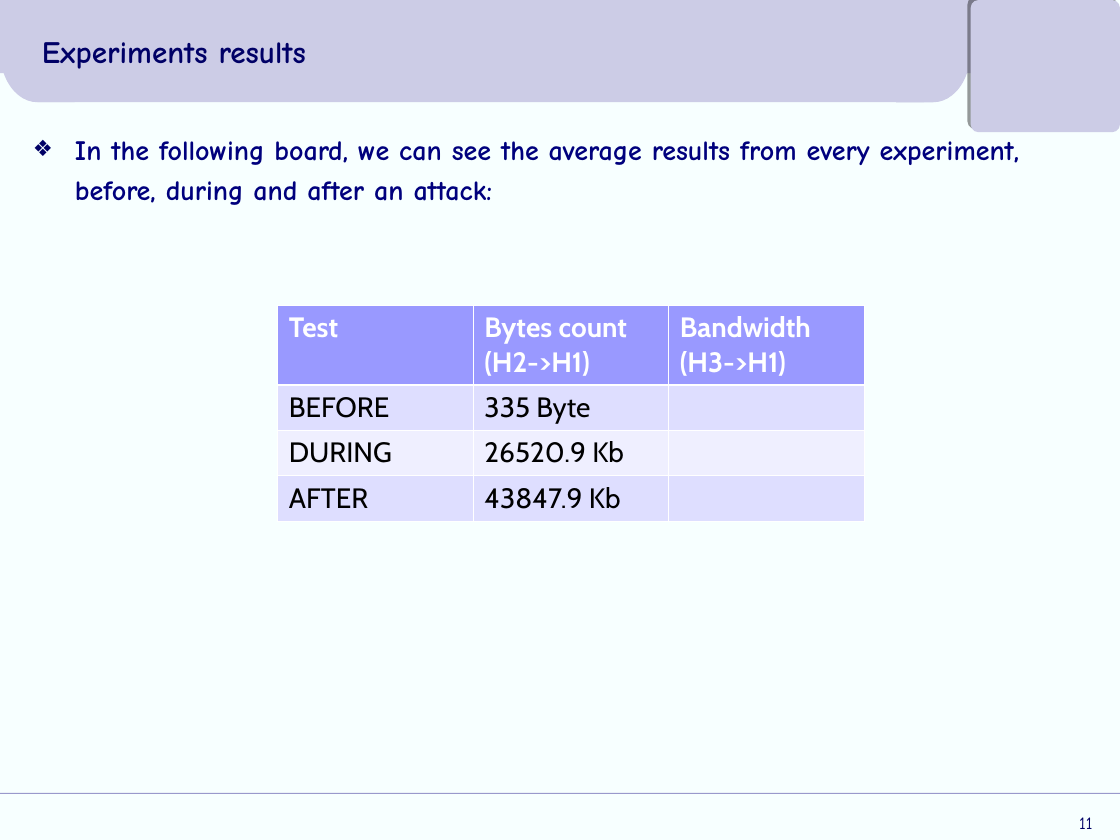
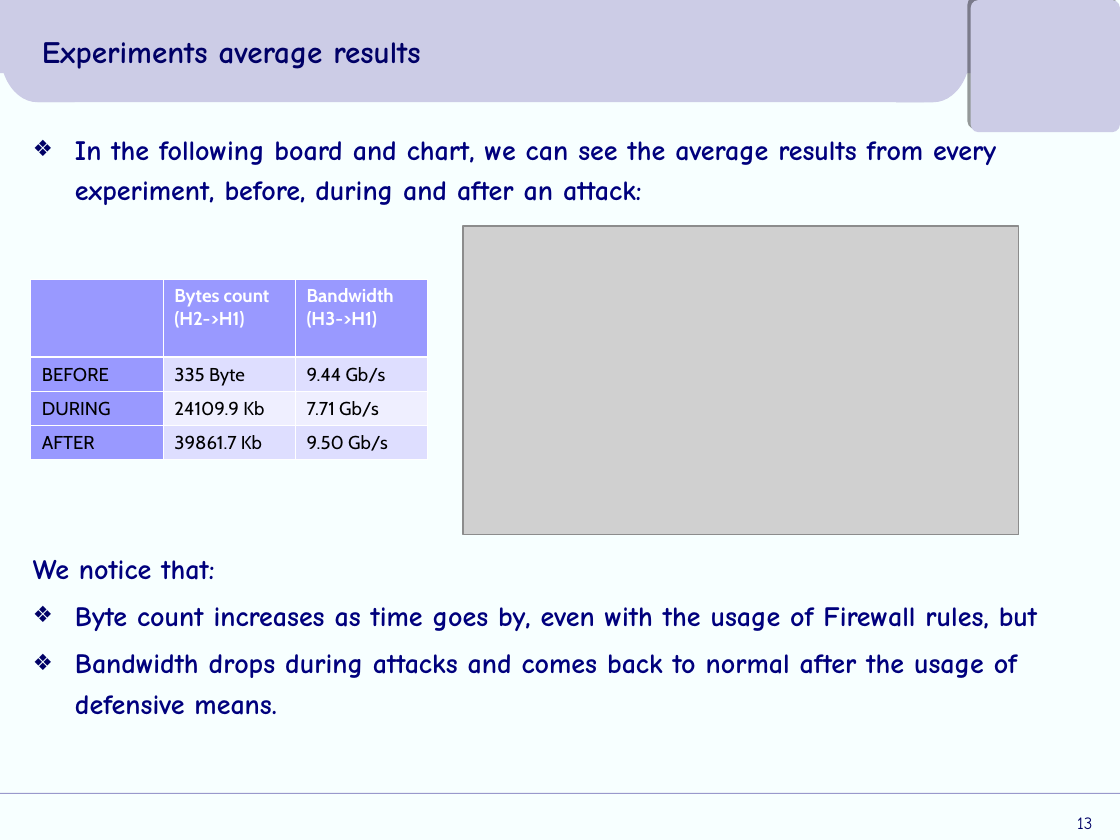
Before and after one commit to arkon65/A-secure-SDN-infrastructure, a slide deck: slide 13 of Πτυχιακή_Παρουσίαση.ppt (slide 11 before the commit). Drawn at 1120x840 pixels with LibreOffice and Linux fonts; fonts in the diff are those of the drawing; grey boxes stand for pictures; background and template pictures are left out. Boxes give left, top, right and bottom in pixels: in the first picture for what was removed or moved away, otherwise in the second. Text is boxed around its words. In the diff, an @@ line names an element or a change of style, - is before the commit and + after.

```diff
--- a/Πτυχιακή_Παρουσίαση.ppt
+++ b/Πτυχιακή_Παρουσίαση.ppt
@@ title at (42,42,420,69): text changed @@
-Experiments results
+Experiments average results
@@ text at (33,141,1037,715): text changed @@
-❖ In the following board, we can see the average results from every experiment, before, during and after an attack:
+❖ In the following board and chart, we can see the average results from every experiment, before, during and after an attack:
+We notice that:
+❖ Byte count increases as time goes by, even with the usage of Firewall rules, but
+❖ Bandwidth drops during attacks and comes back to normal after the usage of defensive means.
@@ picture added at (463,226,1018,535) @@
@@ table at (30,279,427,458) @@
-row 1, column 1: Test
+row 1, column 1: 
-row 2, column 3: 
+row 2, column 3: 9.44 Gb/s
-row 3, column 2: 26520.9 Kb
+row 3, column 2: 24109.9 Kb
-row 3, column 3: 
+row 3, column 3: 7.71 Gb/s
-row 4, column 2: 43847.9 Kb
+row 4, column 2: 39861.7 Kb
-row 4, column 3: 
+row 4, column 3: 9.50 Gb/s
@@ fill #DEDEFF to #9999FF in 2 cells @@
@@ fill #EFEFFF to #9999FF in row 3, column 1 @@
@@ size 18 to 12 pt in "Bytes count", "(H2->H1)", "Bandwidth", "(H3->H1)" and 4 more places @@
@@ table: place and size @@
-table at (278,306,865,521)
+table at (30,279,427,458)
@@ page number at (1077,817,1092,829): text changed @@
-11
+13
```
Also in this commit, not shown: 3 other slides changed, 5 slides added, 3 slides removed.
